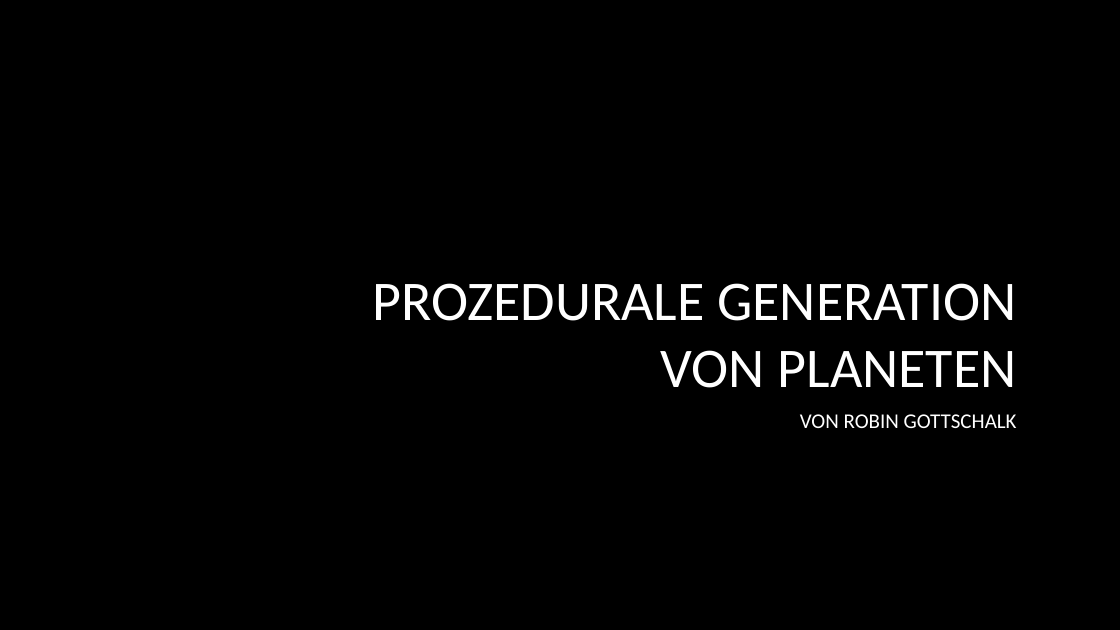
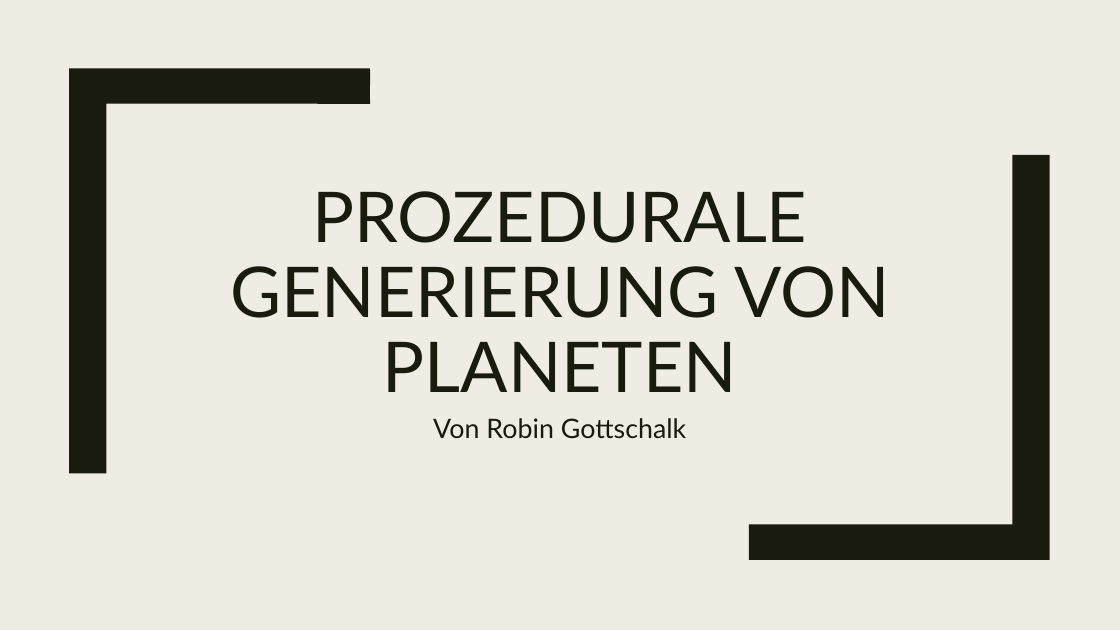
Before and after one commit to paramatedev/worldgen, a slide deck: slide 1 of worldgen.pptx. Drawn at 1120x630 pixels with LibreOffice and Linux fonts; fonts in the diff are those of the drawing; background and template pictures are left out. Boxes give left, top, right and bottom in pixels: in the first picture for what was removed or moved away, otherwise in the second. Text is boxed around its words. In the diff, an @@ line names an element or a change of style, - is before the commit and + after.

```diff
--- a/worldgen.pptx
+++ b/worldgen.pptx
@@ background picture (left out) to #EFEDE3 @@
@@ freeform shape added at (69,68,370,473), fill #191B0E @@
@@ freeform shape added at (749,155,1050,560), fill #191B0E @@
@@ title at (230,191,889,392): text changed; size 48 to 60 pt; font Calibri to Lato; text colour #FFFFFF to #191B0E @@
-PROZEDURALE GENERATION VON PLANETEN
+PROZEDURALE GENERIERUNG VON PLANETEN
@@ subtitle at (433,418,686,439): text changed; size 18 to 23 pt; font Calibri to Lato; text colour #FFFFFF to #191B0E @@
-VON ROBIN GOTTSCHALK
+Von Robin Gottschalk
```
Also in this commit, not shown: 2 other slides changed.
